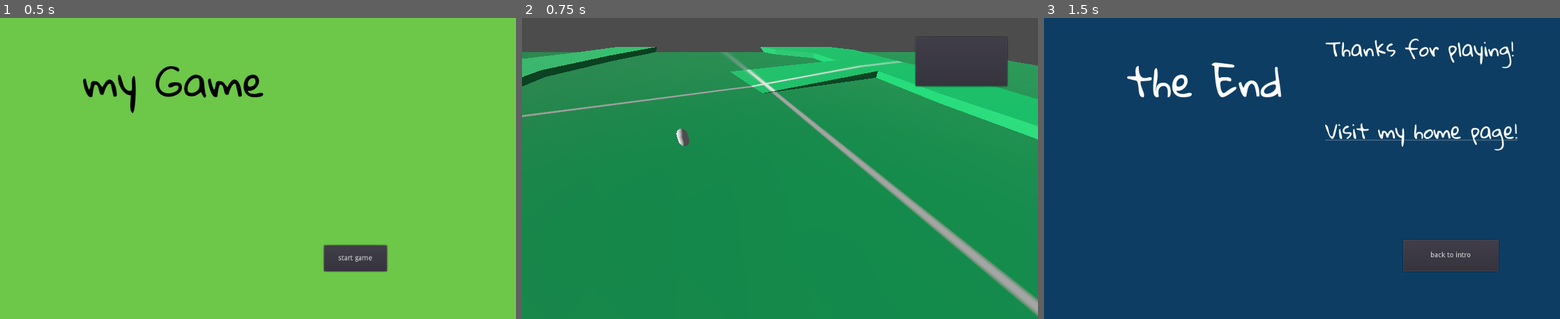
Above: before the commit, frames 1-3 (left to right).
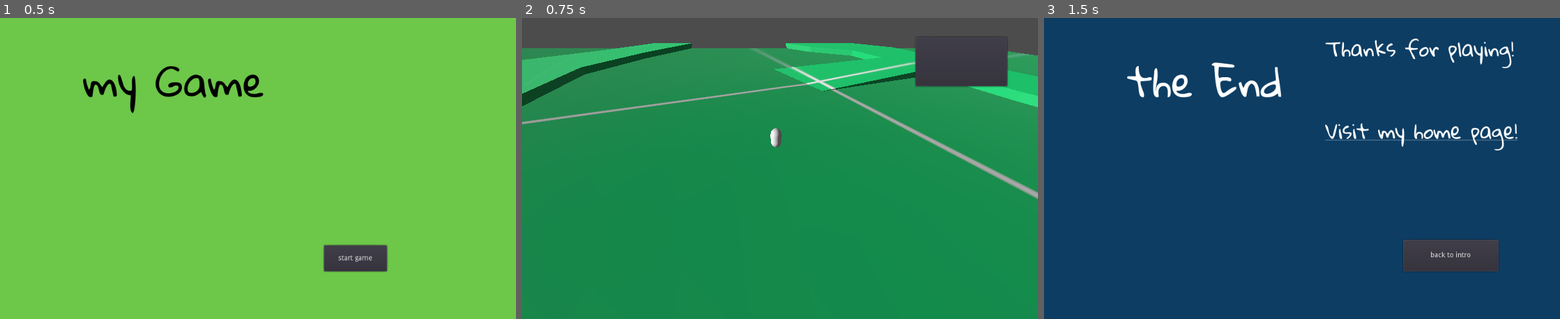
Above: after the commit, the same moments.

Repository: dirkk0/cgl_magdr_2023
Game: Godot game, scene res://scene_intro.tscn
The game is run twice, just before and just after one commit, with the same random seed, the same clock (stepped at 60 frames per second) and the same inputs.
Inputs (mouse positions are in pixels of both pictures, inside the frame that each line leads up to):
- Up to frame 1 (0.5 s): no input
- Up to frame 2 (0.75 s): click "start game" at 0.5 s
- Up to frame 3 (1.5 s): click (1482, 60) at 1.25 s

Frame 1 is identical in both runs. In frame 2, 12% of the frame differs, in the area x 0-100%, y 8-100%; in frame 3, nothing differs.

Commit message:
v

Diff:
--- a/3_scene_change/assets/levels/scene_game.tscn
+++ b/3_scene_change/assets/levels/scene_game.tscn
@@ -19,10 +19,7 @@
 [node name="DirectionalLight" type="DirectionalLight" parent="." index="1"]
 transform = Transform( 0.1, 0, 0, 0, 0.961112, 0.276157, 0, -0.0276157, 0.0961112, -12.0442, 33.209, 0.522934 )
 
-[node name="Camera" type="Camera" parent="." index="2"]
-transform = Transform( 0.039638, -0.0563941, 0.0724467, 0, 0.789106, 0.614258, -0.0918086, -0.024348, 0.0312786, 5.91189, 18.7168, 2.0824 )
-
-[node name="Button" type="Button" parent="." index="3"]
+[node name="Button" type="Button" parent="." index="2"]
 margin_left = 781.0
 margin_top = 38.0
 margin_right = 963.0
@@ -31,4 +28,8 @@
 [node name="Player" parent="Button" index="0" instance=ExtResource( 3 )]
 transform = Transform( 1, 0, 0, 0, 1, 0, 0, 0, 1, 25.393, -3.8147e-06, 23.0609 )
 
+[node name="Camera" type="Camera" parent="." index="3"]
+transform = Transform( 0.0396376, -0.0563943, 0.0724468, 0, 0.789105, 0.614258, -0.0918088, -0.0243477, 0.0312783, 5.0926, 17.3339, 3.34692 )
+current = true
+
 [connection signal="pressed" from="Button" to="." method="_on_Button_pressed"]
--- a/3_scene_change/project.godot
+++ b/3_scene_change/project.godot
@@ -11,3 +11,36 @@
 [application]
 
 run/main_scene="res://scene_intro.tscn"
+
+[input]
+
+ui_w={
+"deadzone": 0.5,
+"events": [ Object(InputEventKey,"resource_local_to_scene":false,"resource_name":"","device":0,"alt":false,"shift":false,"control":false,"meta":false,"command":false,"pressed":false,"scancode":0,"physical_scancode":87,"unicode":0,"echo":false,"script":null)
+ ]
+}
+ui_a={
+"deadzone": 0.5,
+"events": [ Object(InputEventKey,"resource_local_to_scene":false,"resource_name":"","device":0,"alt":false,"shift":false,"control":false,"meta":false,"command":false,"pressed":false,"scancode":0,"physical_scancode":65,"unicode":0,"echo":false,"script":null)
+ ]
+}
+ui_s={
+"deadzone": 0.5,
+"events": [ Object(InputEventKey,"resource_local_to_scene":false,"resource_name":"","device":0,"alt":false,"shift":false,"control":false,"meta":false,"command":false,"pressed":false,"scancode":0,"physical_scancode":83,"unicode":0,"echo":false,"script":null)
+ ]
+}
+ui_d={
+"deadzone": 0.5,
+"events": [ Object(InputEventKey,"resource_local_to_scene":false,"resource_name":"","device":0,"alt":false,"shift":false,"control":false,"meta":false,"command":false,"pressed":false,"scancode":0,"physical_scancode":68,"unicode":0,"echo":false,"script":null)
+ ]
+}
+ui_e={
+"deadzone": 0.5,
+"events": [ Object(InputEventKey,"resource_local_to_scene":false,"resource_name":"","device":0,"alt":false,"shift":false,"control":false,"meta":false,"command":false,"pressed":false,"scancode":0,"physical_scancode":69,"unicode":0,"echo":false,"script":null)
+ ]
+}
+ui_f={
+"deadzone": 0.5,
+"events": [ Object(InputEventKey,"resource_local_to_scene":false,"resource_name":"","device":0,"alt":false,"shift":false,"control":false,"meta":false,"command":false,"pressed":false,"scancode":0,"physical_scancode":70,"unicode":0,"echo":false,"script":null)
+ ]
+}
